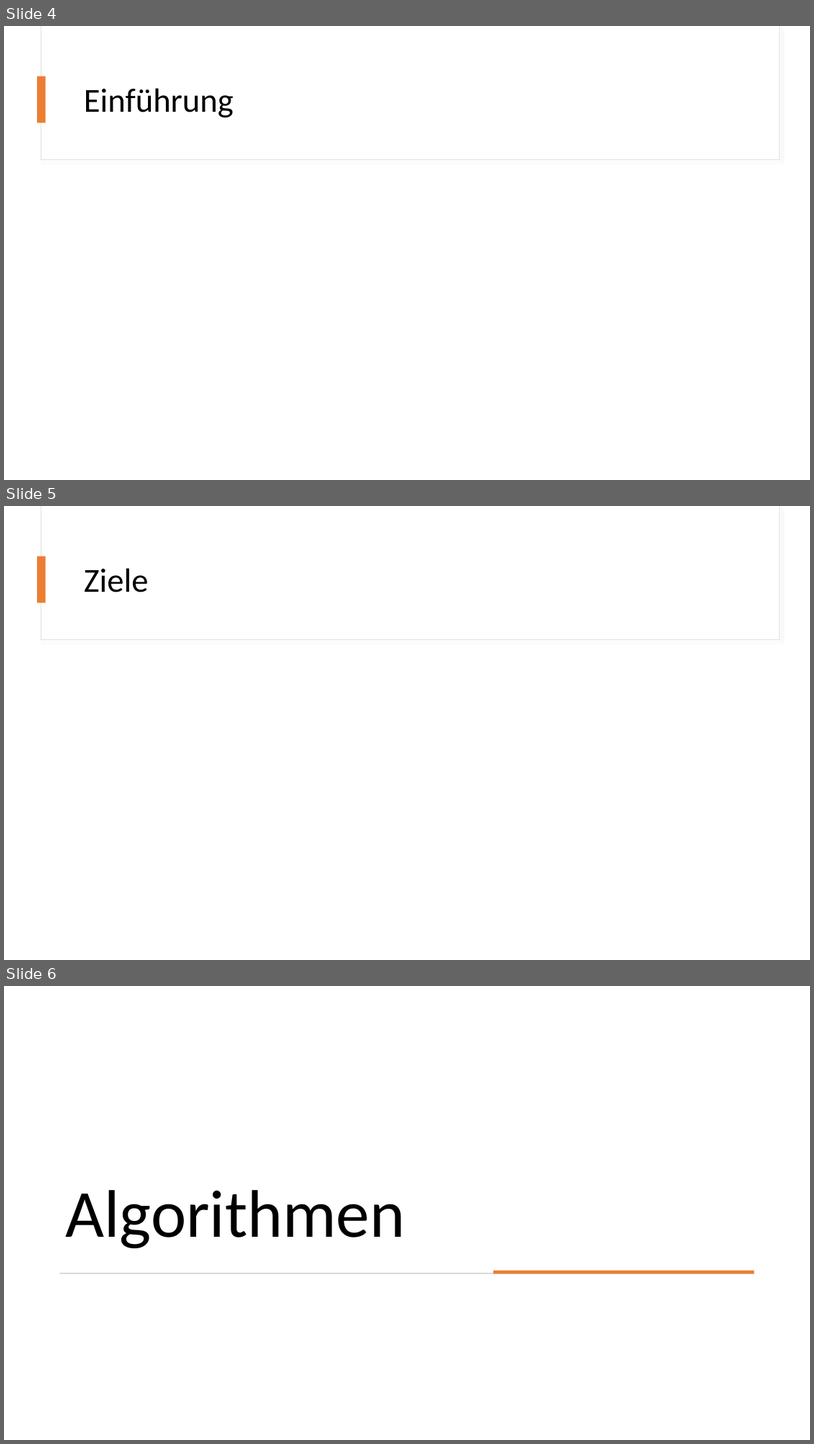
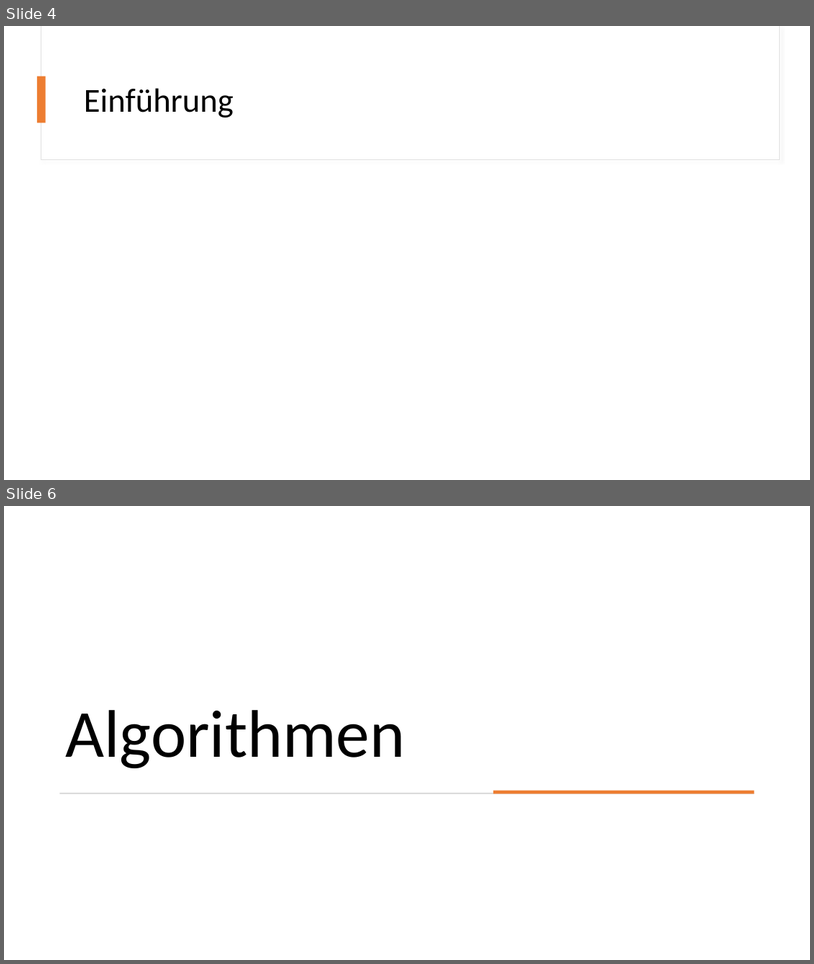
Before and after one commit to Brebeck-Jan/chessmaster, a slide deck: Präsentationen/Abschlusspräsentation/Chessmaster_Abschluss.pptx. Shown one above the other, each under a label of ours: slides 4, 5 and 6 before the commit, slides 4 and 6 after it; the slides between them are not shown. The pictures are 814x1444 and 814x964 pixels, drawn with LibreOffice and Linux fonts; fonts in the diff are those of the drawing; grey boxes stand for pictures. Boxes give left, top, right and bottom in pixels: in the first picture for what was removed or moved away, otherwise in the second. Text is boxed around its words. In the diff, an @@ line names an element or a change of style, - is before the commit and + after.

```diff
--- a/Präsentationen/Abschlusspräsentation/Chessmaster_Abschluss.pptx
+++ b/Präsentationen/Abschlusspräsentation/Chessmaster_Abschluss.pptx
@@ slide 5 removed at box(4, 506, 810, 960), background #FFFFFF @@
@@ rectangle removed at box(41, 506, 779, 640) @@
@@ rectangle removed at box(41, 506, 779, 639) @@
@@ rectangle removed at box(37, 556, 46, 602) @@
@@ title removed at box(84, 568, 149, 592) @@
-Ziele
```
Also in this commit, not shown: 5 slides changed, 4 slides added, 4 other slides removed.
